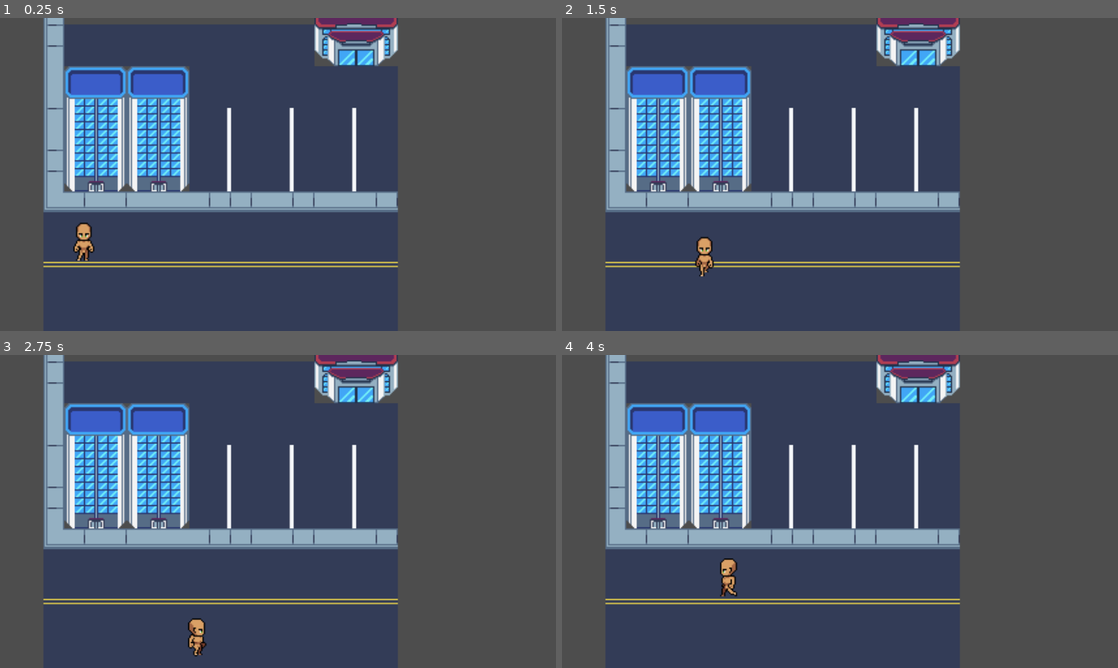
Above: before the commit, frames 1-4 (two rows, left to right).
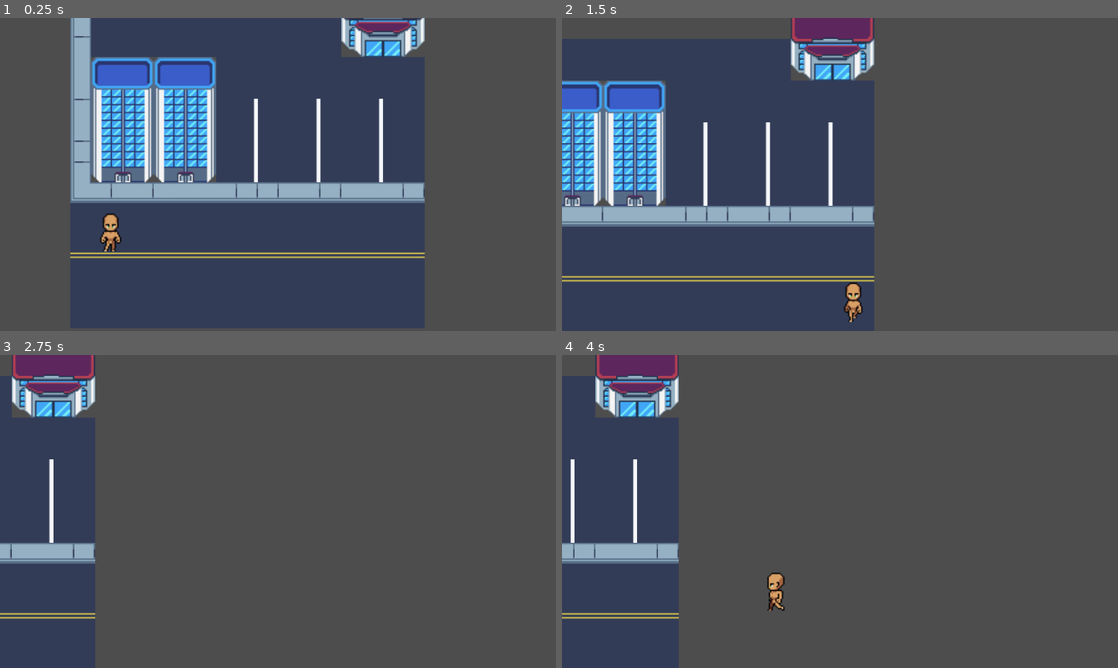
Above: after the commit, the same moments.

Repository: hoaxnt/envelhope-beta
Game: Godot game, scene res://Scenes/main_menu.tscn
Same seed, same stepped clock (60 frames per second), same inputs: the game is played once before the commit and once after it.
Inputs:
- Up to frame 1 (0.25 s): no input
- Up to frame 2 (1.5 s): hold D 0.53-1.28 s; hold Shift 0.53-1.28 s; hold S from 1.28 s (still down); tap Shift at 1.35 s
- Up to frame 3 (2.75 s): release S at 2.03 s; hold D from 2.03 s (still down); hold Shift from 2.03 s (still down)
- Up to frame 4 (4 s): release D at 2.78 s; release Shift at 2.78 s; hold W 2.78-3.53 s; tap Shift at 2.85 s; hold A from 3.53 s (still down); hold Shift from 3.53 s (still down)

The runs differ from the first frame. In frame 1, 31% of the frame differs, in the area x 7-77%, y 0-100%; in frame 2, 45%; in frame 3, 67%, in the area x 0-72%, y 0-100%; in frame 4, 65%.

Commit message:
fix: player script

Diff:
--- a/Scenes/chapters/chapter_2.tscn
+++ b/Scenes/chapters/chapter_2.tscn
@@ -11,6 +11,11 @@
 z_index = 1
 position = Vector2(31, 661)
 
-[node name="Camera2D" type="Camera2D" parent="."]
-position = Vector2(180, 611)
+[node name="Camera2D" type="Camera2D" parent="Player"]
 zoom = Vector2(3, 3)
+limit_left = 0
+limit_top = 0
+limit_right = 1280
+limit_bottom = 720
+limit_smoothed = true
+position_smoothing_enabled = true
--- a/Scripts/characters/player.gd
+++ b/Scripts/characters/player.gd
@@ -1,34 +1,45 @@
 extends CharacterBody2D
 
 @onready var anim = $AnimatedSprite2D
+@onready var camera = $Camera2D
 @onready var player = self
 var last_direction = "down"
-var speed = 1
+var base_speed = 2
+var sprint_speed = 5
+var current_speed = base_speed
 
 func _ready() -> void:
+	var screen_size = get_viewport_rect().size
 	anim.play("walk_right")
+	camera.limit_right = screen_size.x
+	camera.limit_bottom = screen_size.y
 
 
 func _process(delta: float) -> void:
 		var moving = false
+	# Hold Shift to sprint
+		if Input.is_key_pressed(KEY_SHIFT):
+			current_speed = sprint_speed
+		else:
+			current_speed = base_speed
 
 		# Movement Up
 		if Input.is_key_pressed(KEY_W):
-				player.position.y -= speed
+				player.position.y -= current_speed
 				anim.play("walk_up")
 				last_direction = "up"
 				moving = true
 
 		# Movement Down
 		elif Input.is_key_pressed(KEY_S):
-				player.position.y += speed
+				player.position.y += current_speed
 				anim.play("walk_down")
 				last_direction = "down"
 				moving = true
 
 		# Movement Left
 		elif Input.is_key_pressed(KEY_A):
-				player.position.x -= speed
+				player.position.x -= current_speed
 				anim.play("walk_side")
 				anim.flip_h = true
 				last_direction = "left"
@@ -36,7 +47,7 @@
 
 		# Movement Right
 		elif Input.is_key_pressed(KEY_D):
-				player.position.x += speed
+				player.position.x += current_speed
 				anim.play("walk_side")
 				anim.flip_h = false
 				last_direction = "right"
--- a/project.godot
+++ b/project.godot
@@ -13,6 +13,7 @@
 config/name="Envelhope (Beta)"
 run/main_scene="uid://dakmfuhim8ksf"
 config/features=PackedStringArray("4.4", "GL Compatibility")
+boot_splash/image="uid://bcnebtixkonl"
 config/icon="uid://bcnebtixkonl"
 
 [display]
@@ -20,6 +21,7 @@
 window/size/viewport_width=1280
 window/size/viewport_height=720
 window/size/window_width_override=640
+window/size/window_height_override=360
 window/stretch/mode="viewport"
 
 [rendering]
